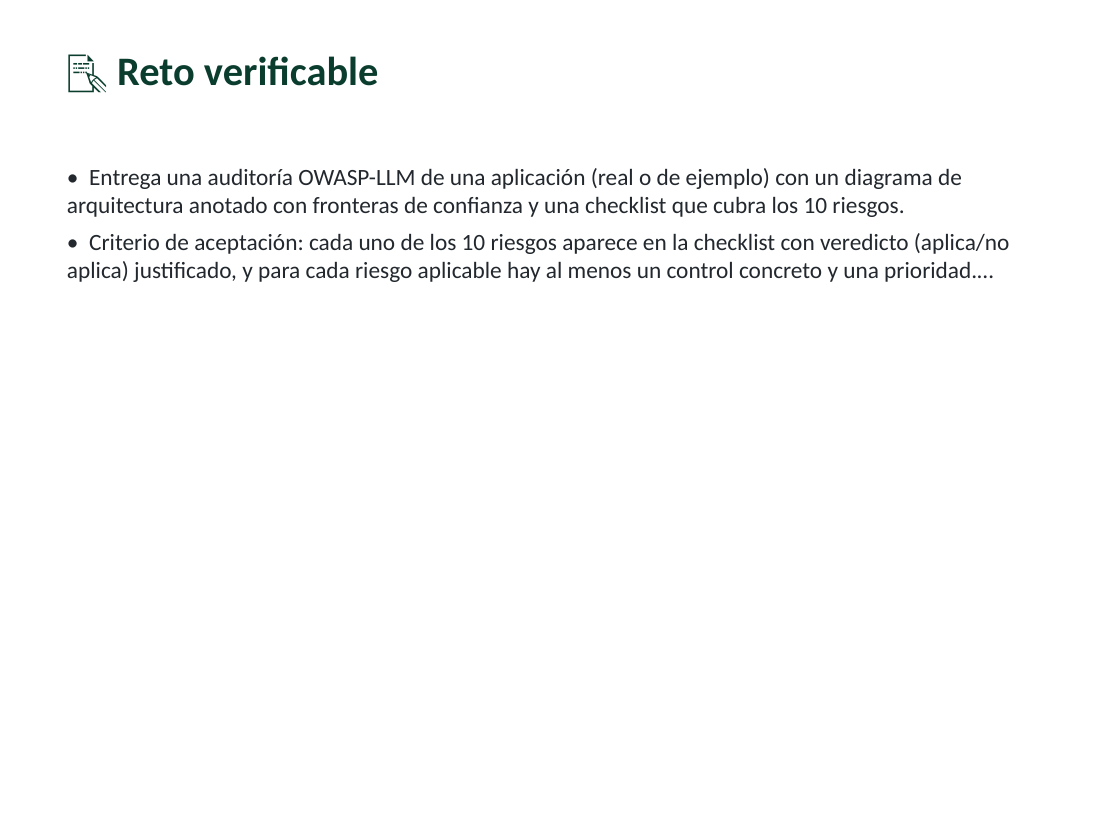
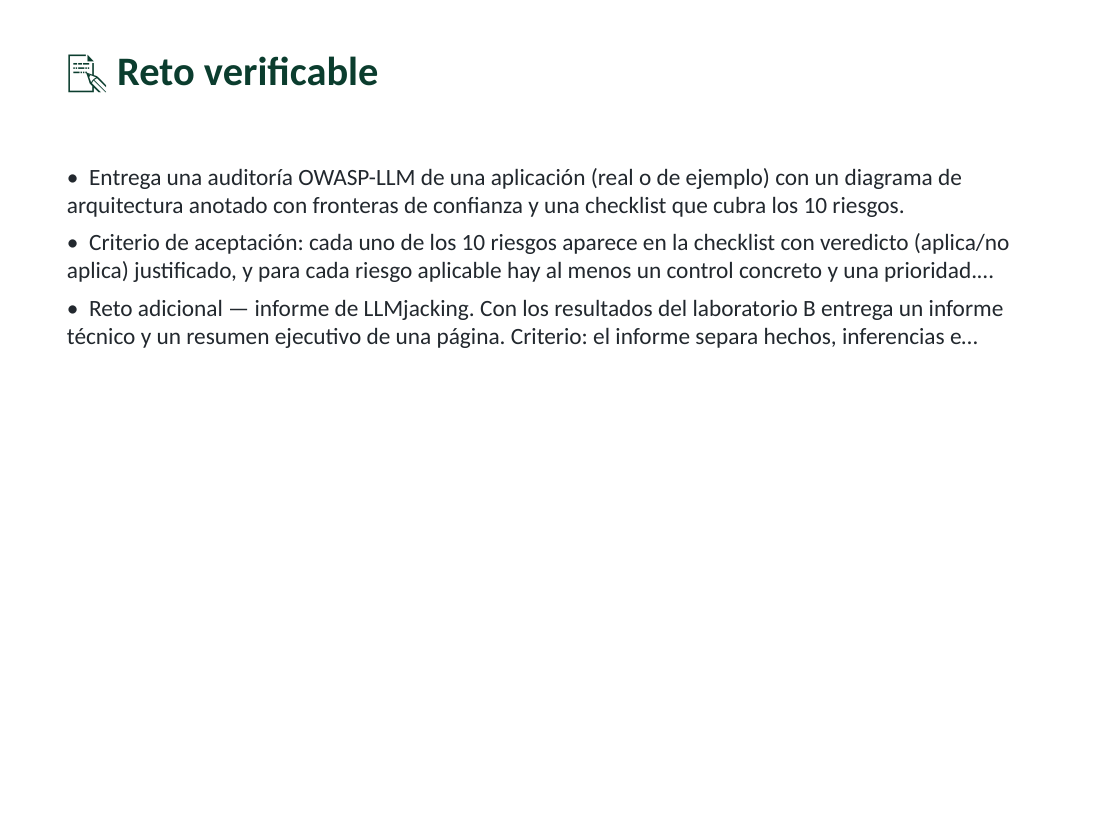
Before and after one commit to vladimiracunadev-create/modern-cybersecurity-program, a slide deck: slide 12 of classes/parte-15-seguridad-de-ia-y-machine-learning/295-owasp-top-10-para-aplicaciones-con-llm/clase-295-presentacion.pptx. Drawn at 1120x840 pixels with LibreOffice and Linux fonts; fonts in the diff are those of the drawing. Boxes give left, top, right and bottom in pixels: in the first picture for what was removed or moved away, otherwise in the second. Text is boxed around its words. In the diff, an @@ line names an element or a change of style, - is before the commit and + after.

```diff
--- a/classes/parte-15-seguridad-de-ia-y-machine-learning/295-owasp-top-10-para-aplicaciones-con-llm/clase-295-presentacion.pptx
+++ b/classes/parte-15-seguridad-de-ia-y-machine-learning/295-owasp-top-10-para-aplicaciones-con-llm/clase-295-presentacion.pptx
@@ text at <box>67,299,1004,348</box>: paragraph added @@
+• Reto adicional — informe de LLMjacking. Con los resultados del laboratorio B entrega un informe técnico y un resumen ejecutivo de una página. Criterio: el informe separa hechos, inferencias e…
```
Also in this commit, not shown: 8 other slides changed, 2 slides added, 1 slide removed, 49 other files.
